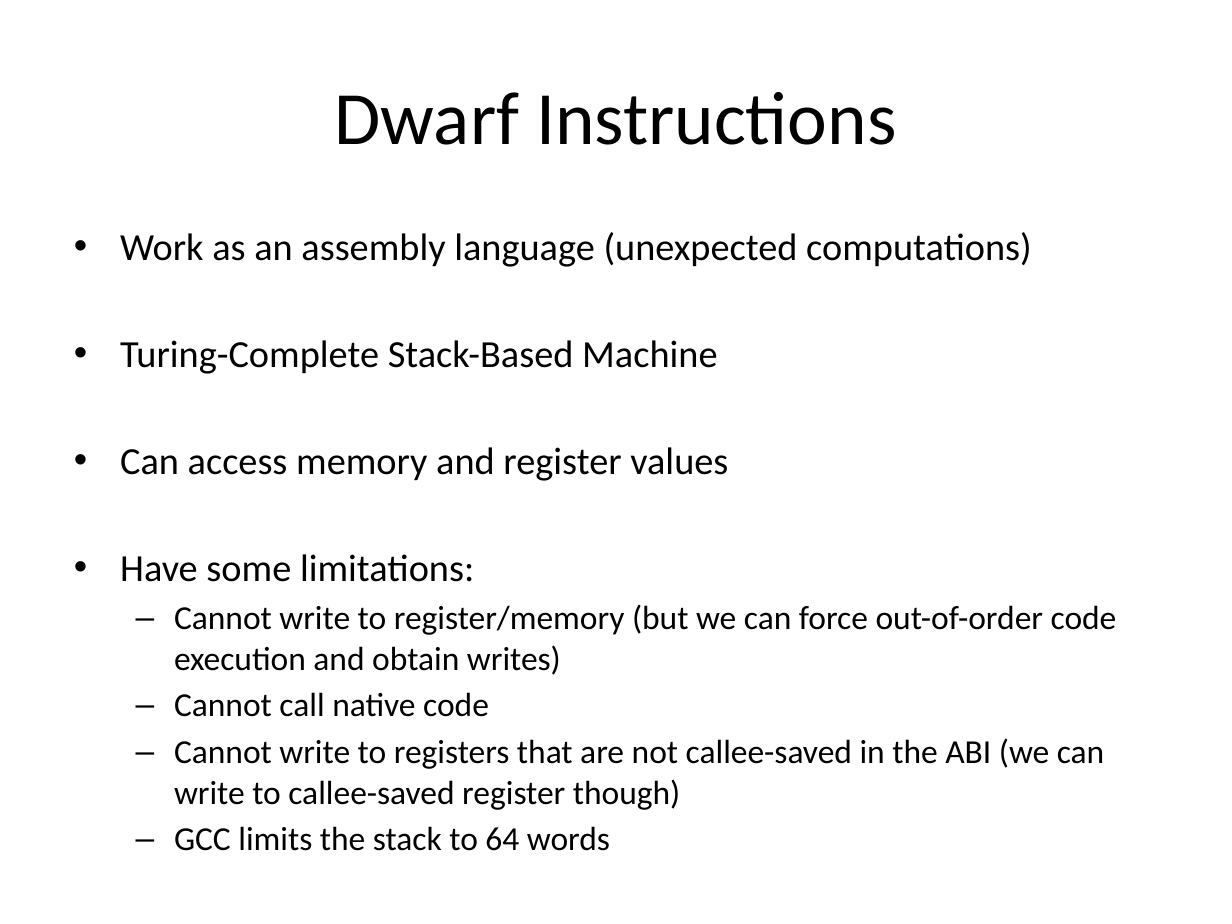
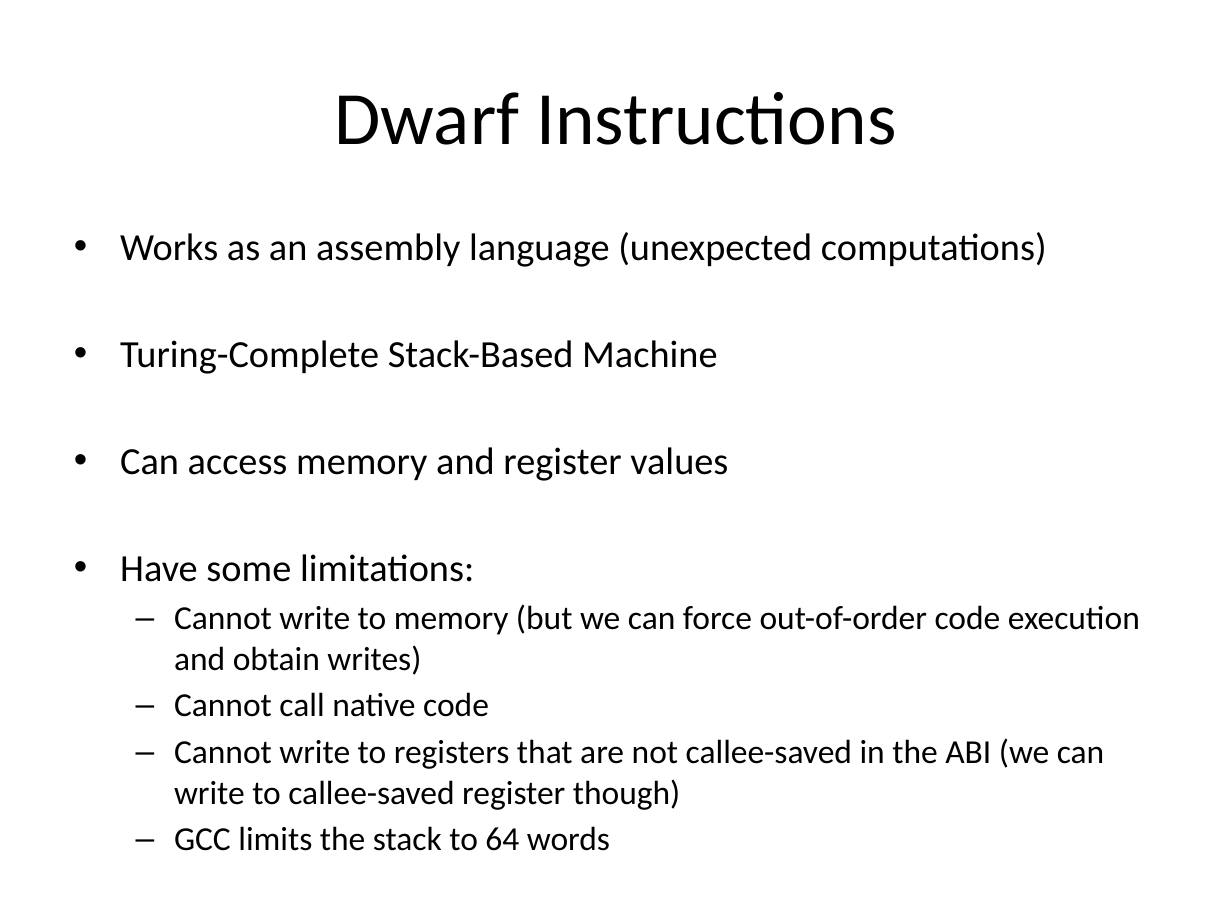
Before and after one commit to rrbranco/Defcon2012, a slide deck: slide 18 of JamesSergeyRodrigoDefcon2012.pptx. Drawn at 1232x924 pixels with LibreOffice and Linux fonts; fonts in the diff are those of the drawing. Boxes give left, top, right and bottom in pixels: in the first picture for what was removed or moved away, otherwise in the second. Text is boxed around its words. In the diff, an @@ line names an element or a change of style, - is before the commit and + after.

```diff
--- a/JamesSergeyRodrigoDefcon2012.pptx
+++ b/JamesSergeyRodrigoDefcon2012.pptx
@@ text at (120,232,1047,267): text changed @@
-• Work as an assembly language (unexpected computations)
+• Works as an assembly language (unexpected computations)
@@ text at (174,604,1140,675): text changed @@
-  – Cannot write to register/memory (but we can force out-of-order code execution and obtain writes)
+  – Cannot write to memory (but we can force out-of-order code execution and obtain writes)
```
Also in this commit, not shown: 10 other slides changed, 1 slide added, 1 slide removed.
